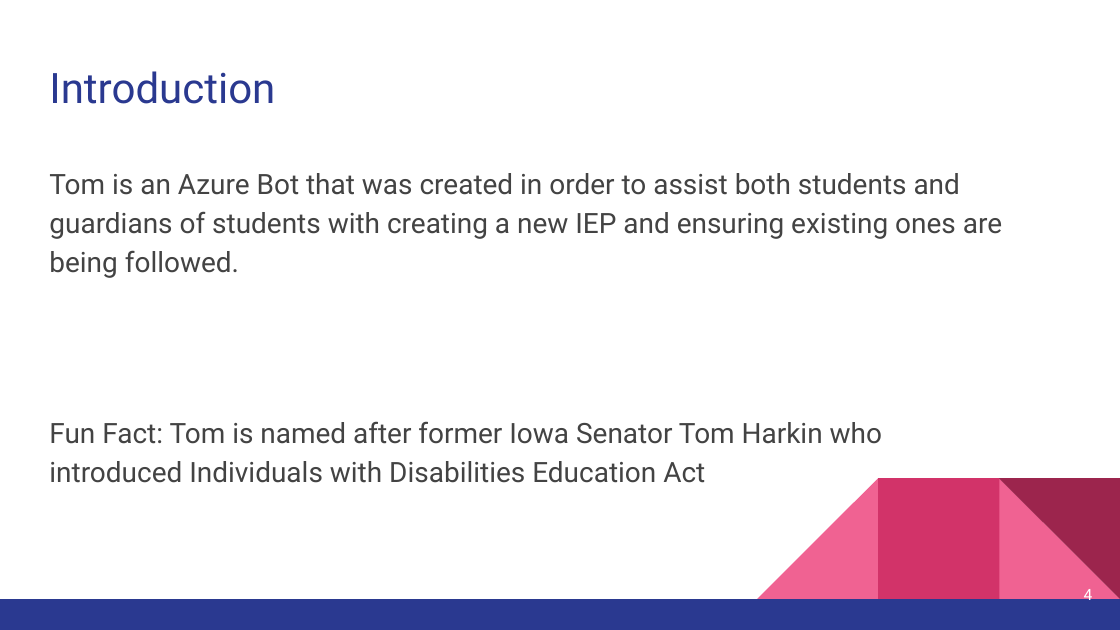
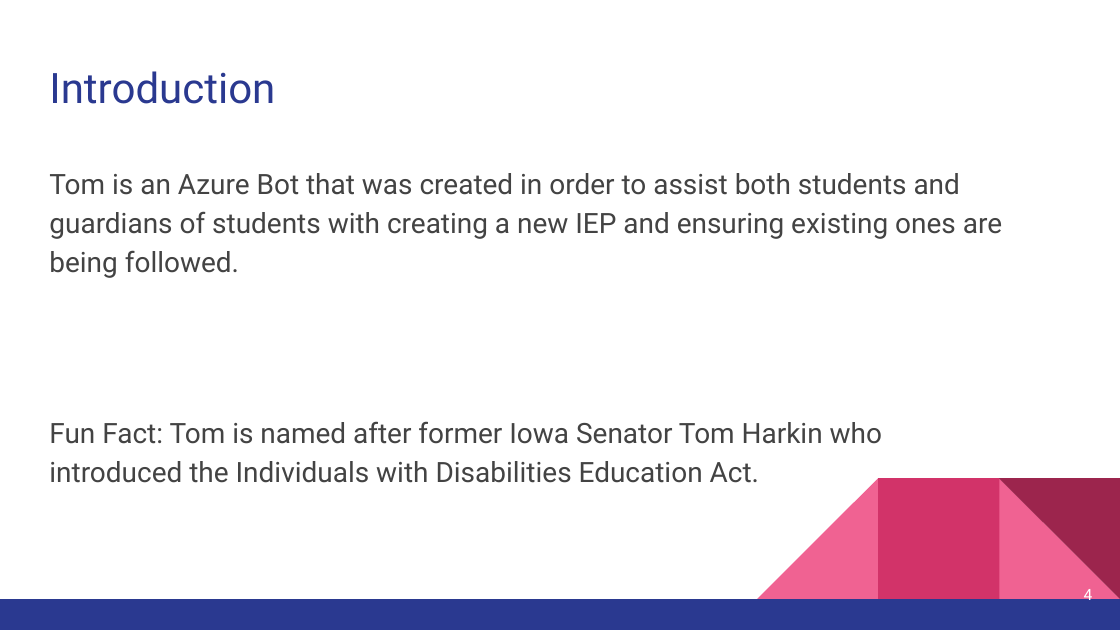
Before and after one commit to Bracciata/TomIEPBot, a slide deck: slide 4 of Resources/PresentationMaterials/Tom the IEP Assistant.pptx. Drawn at 1120x630 pixels with LibreOffice and Linux fonts; fonts in the diff are those of the drawing. Boxes give left, top, right and bottom in pixels: in the first picture for what was removed or moved away, otherwise in the second. Text is boxed around its words. In the diff, an @@ line names an element or a change of style, - is before the commit and + after.

```diff
--- a/Resources/PresentationMaterials/Tom the IEP Assistant.pptx
+++ b/Resources/PresentationMaterials/Tom the IEP Assistant.pptx
@@ text at <box>49,421,882,483</box>: text changed @@
-Fun Fact: Tom is named after former Iowa Senator Tom Harkin who introduced Individuals with Disabilities Education Act
+Fun Fact: Tom is named after former Iowa Senator Tom Harkin who introduced the Individuals with Disabilities Education Act.
```
Also in this commit, not shown: 5 other slides changed.
